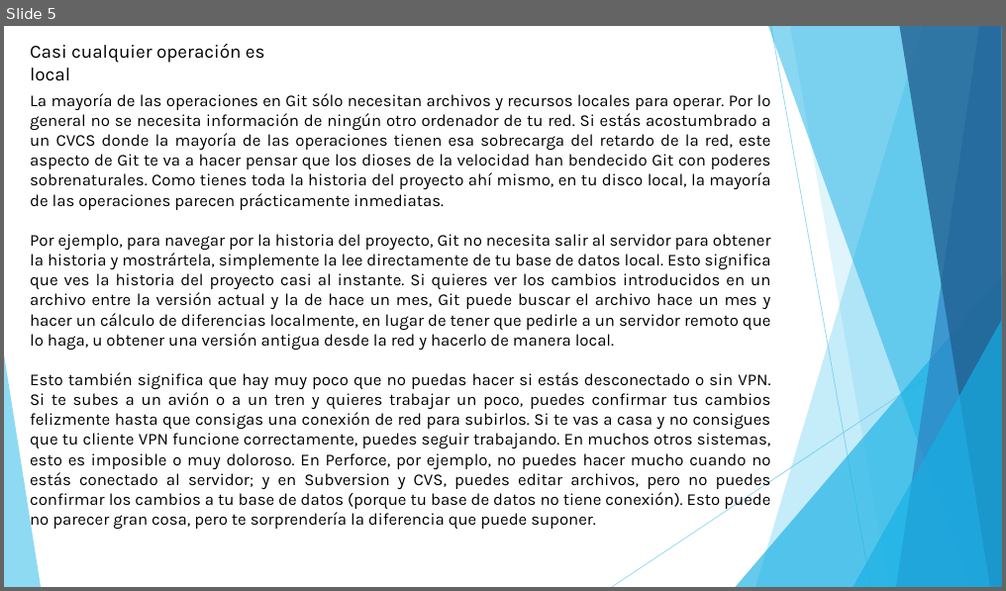
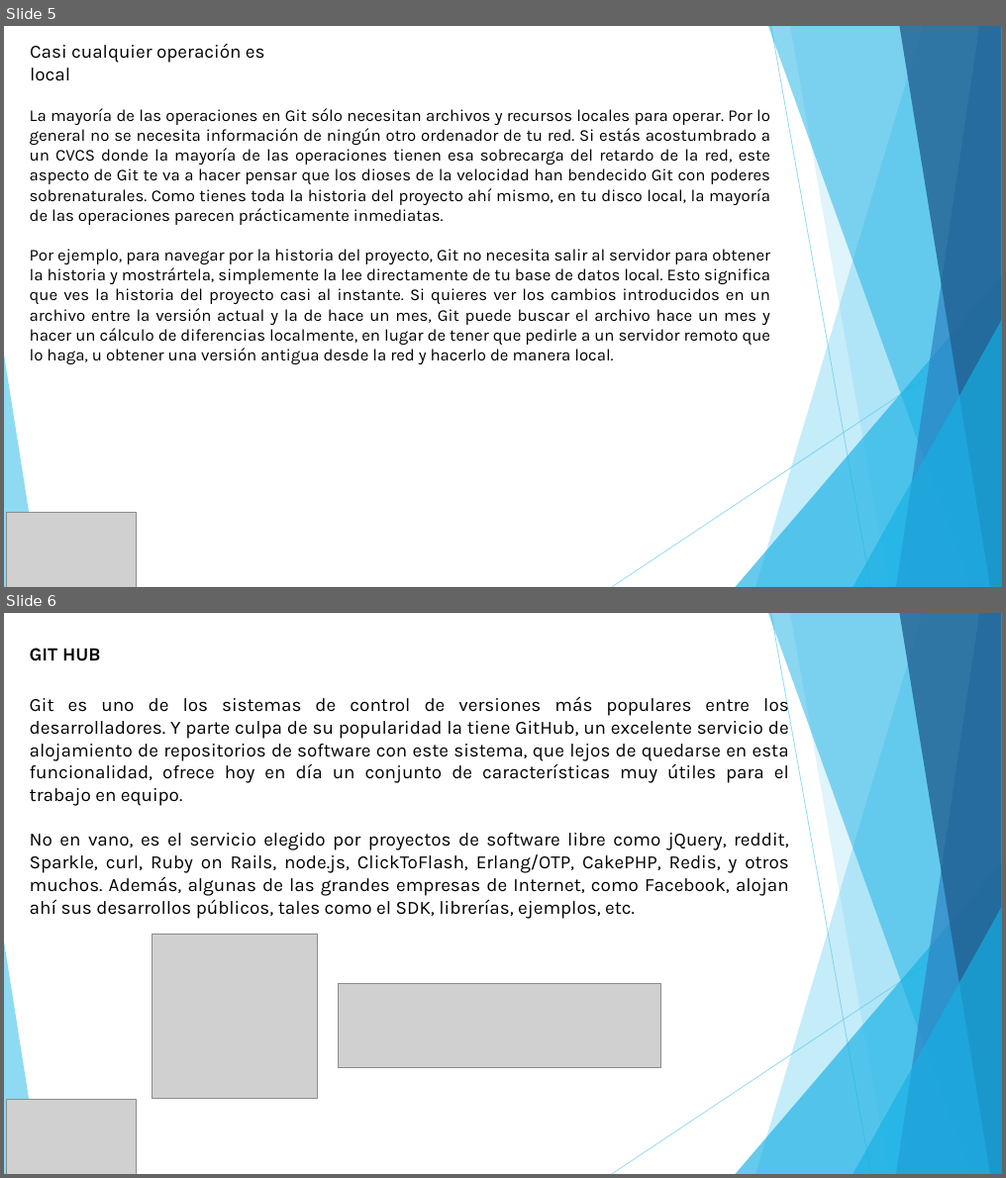
Before and after one commit to JosephDeveloper/Proyecto, a slide deck: Informes Y Presentaciones/Presentacion git.pptx. Shown one above the other, each under a label of ours: slide 5 before the commit, slides 5 and 6 after it. The pictures are 1006x591 and 1006x1178 pixels, drawn with LibreOffice and Linux fonts; fonts in the diff are those of the drawing; grey boxes stand for pictures. Boxes give left, top, right and bottom in pixels: in the first picture for what was removed or moved away, otherwise in the second. Text is boxed around its words. In the diff, an @@ line names an element or a change of style, - is before the commit and + after.

```diff
--- a/Informes Y Presentaciones/Presentacion git.pptx
+++ b/Informes Y Presentaciones/Presentacion git.pptx
@@ slide 6 added at (4, 613, 1002, 1174), background #FFFFFF; not listed: 10 template elements that a slide beside it also shows @@
@@ text added at (30, 648, 101, 662), 18 pt, text #000000, bold @@
+GIT HUB
@@ text added at (30, 694, 789, 919), 18 pt, text #000000 @@
+Git es uno de los sistemas de control de versiones más populares entre los desarrolladores. Y parte culpa de su popularidad la tiene GitHub, un excelente servicio de alojamiento de repositorios de software con este sistema, que lejos de quedarse en esta funcionalidad, ofrece hoy en día un conjunto de características muy útiles para el trabajo en equipo.
+No en vano, es el servicio elegido por proyectos de software libre como jQuery, reddit, Sparkle, curl, Ruby on Rails, node.js, ClickToFlash, Erlang/OTP, CakePHP, Redis, y otros muchos. Además, algunas de las grandes empresas de Internet, como Facebook, alojan ahí sus desarrollos públicos, tales como el SDK, librerías, ejemplos, etc.
@@ picture added at (152, 934, 317, 1099) @@
@@ picture added at (338, 983, 661, 1068) @@
@@ picture added at (6, 1100, 137, 1174) @@
@@ slide 5 changed as well @@
@@ text "La mayoría de las operaciones ...": place and size @@
-text "La mayoría de las operaciones ..." at (30, 93, 771, 530)
+text "La mayoría de las operaciones ..." at (30, 108, 771, 365)
@@ text at (30, 372, 771, 530): paragraph removed @@
-Esto también significa que hay muy poco que no puedas hacer si estás desconectado o sin VPN. Si te subes a un avión o a un tren y quieres trabajar un poco, puedes confirmar tus cambios felizmente hasta que consigas una conexión de red para subirlos. Si te vas a casa y no consigues que tu cliente VPN funcione correctamente, puedes seguir trabajando. En muchos otros sistemas, esto es imposible o muy doloroso. En Perforce, por ejemplo, no puedes hacer mucho cuando no estás conectado al servidor; y en Subversion y CVS, puedes editar archivos, pero no puedes confirmar los cambios a tu base de datos (porque tu base de datos no tiene conexión). Esto puede no parecer gran cosa, pero te sorprendería la diferencia que puede suponer.
@@ picture added at (6, 513, 137, 587) @@
```
Also in this commit, not shown: 4 other slides changed, 1 other slide added, 1 slide removed, 1 other file.
